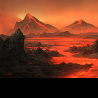
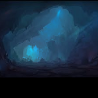
Revision of a layered 98x98 image; what changed, layer by layer:
added layer "pc_asteroidal_planetoid_1" above "pc_molten_terraforming_2" over [0, 0, 98, 78]
hid "pc_molten_terraforming_2" over [0, 0, 98, 78]
